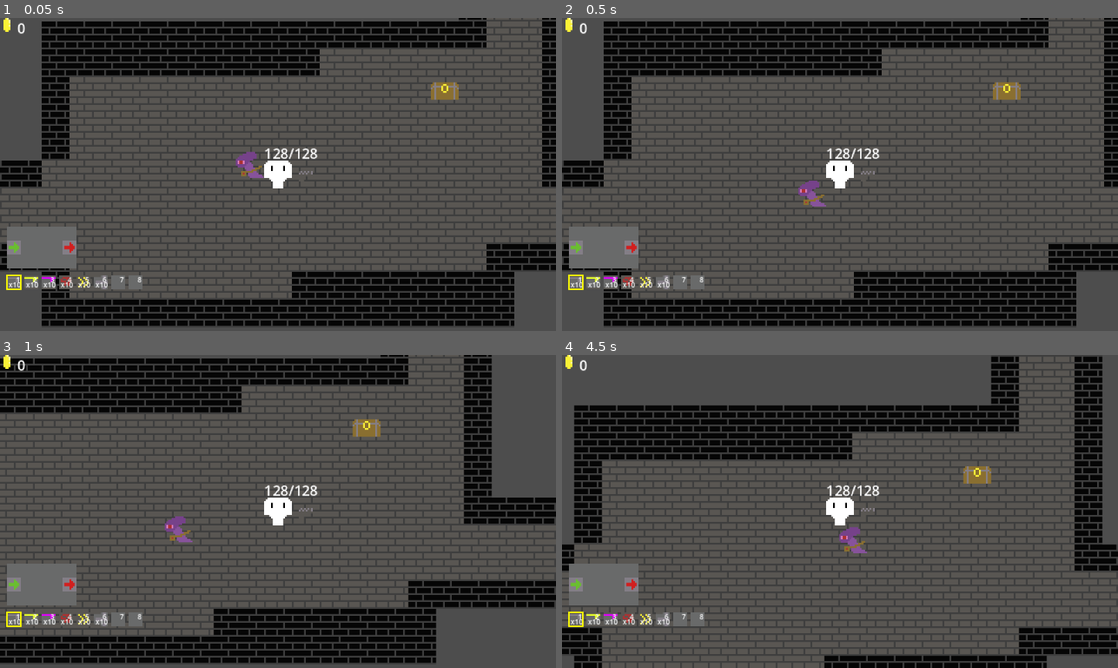
Above: before the commit, frames 1-4 (two rows, left to right).
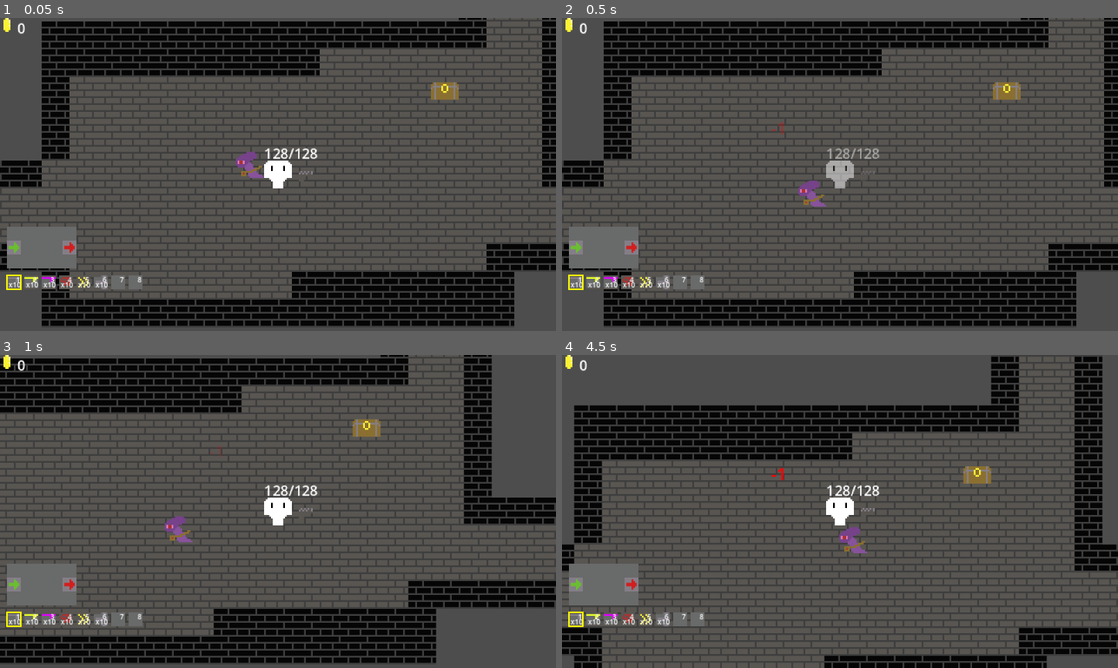
Above: after the commit, the same moments.

Repository: Kimbix/gun-factory-game
Game: Godot game, scene res://main.tscn
Two runs of this game, one before a commit and one after it. Both use one fixed random seed, a clock stepped at 60 frames per second and the inputs below.
Inputs (mouse positions are in pixels of both pictures, inside the frame that each line leads up to):
- Up to frame 1 (0.05 s): no input
- Up to frame 2 (0.5 s): no input
- Up to frame 3 (1 s): tap Enter at 0.5 s; move the mouse to (400, 495) at 0.52 s; press the mouse at (400, 495) at 0.53 s; hold D (move_right) from 0.53 s (still down)
- Up to frame 4 (4.5 s): move the mouse to (728, 527) at 1.27 s; release D (move_right) at 1.28 s; release the mouse at (728, 527) at 1.28 s; hold S (move_down) 1.28-2.03 s; tap one key every 0.75 s from 1.35 s: E (interact) 1 2 3 4; move the mouse to (895, 442) at 2.02 s; hold D (move_right) 2.03-2.78 s; move the mouse to (812, 574) at 2.77 s; hold W (move_up) 2.78-3.53 s; move the mouse to (1006, 558) at 3.52 s; hold A (move_left) from 3.53 s (still down); move the mouse to (673, 464) at 4.27 s

Frame 1 is identical in both runs. In frame 2, 0.5% of the frame differs, in the area x 37-58%, y 33-55%; in frame 3, less than 0.1%; in frame 4, less than 0.1%.

Commit message:
add contact damage to MagicEnemy

Diff:
--- a/scripts/enemies/magic_enemy.gd
+++ b/scripts/enemies/magic_enemy.gd
@@ -4,13 +4,17 @@
 @export var health: float = 3.0
 @export var speed: float = 40.0
 @export var slow_radius: float = 250.0
+@export var contact_damage: float = 1.0
 @export var coin_drop_min: int = 2
 @export var coin_drop_max: int = 4
 
 var _player: Node2D
 var _gun: Node2D
 var _hit_flash_timer: float = 0.0
+var _contact_timer: float = 0.0
 var _debuff_applied: bool = false
+
+const CONTACT_COOLDOWN := 0.5
 
 const COIN_PICKUP := preload("res://coin_pickup.tscn")
 
@@ -53,6 +57,13 @@
 
 	move_and_slide()
 
+	_contact_timer = maxf(_contact_timer - delta, 0.0)
+	for i in get_slide_collision_count():
+		var col := get_slide_collision(i)
+		if col.get_collider() is Player and _contact_timer <= 0.0:
+			_contact_timer = CONTACT_COOLDOWN
+			col.get_collider().take_damage(contact_damage)
+
 	if not _debuff_applied and dist <= slow_radius and _gun != null and _gun.has_method(&"apply_slow"):
 		_gun.apply_slow()
 		_debuff_applied = true
